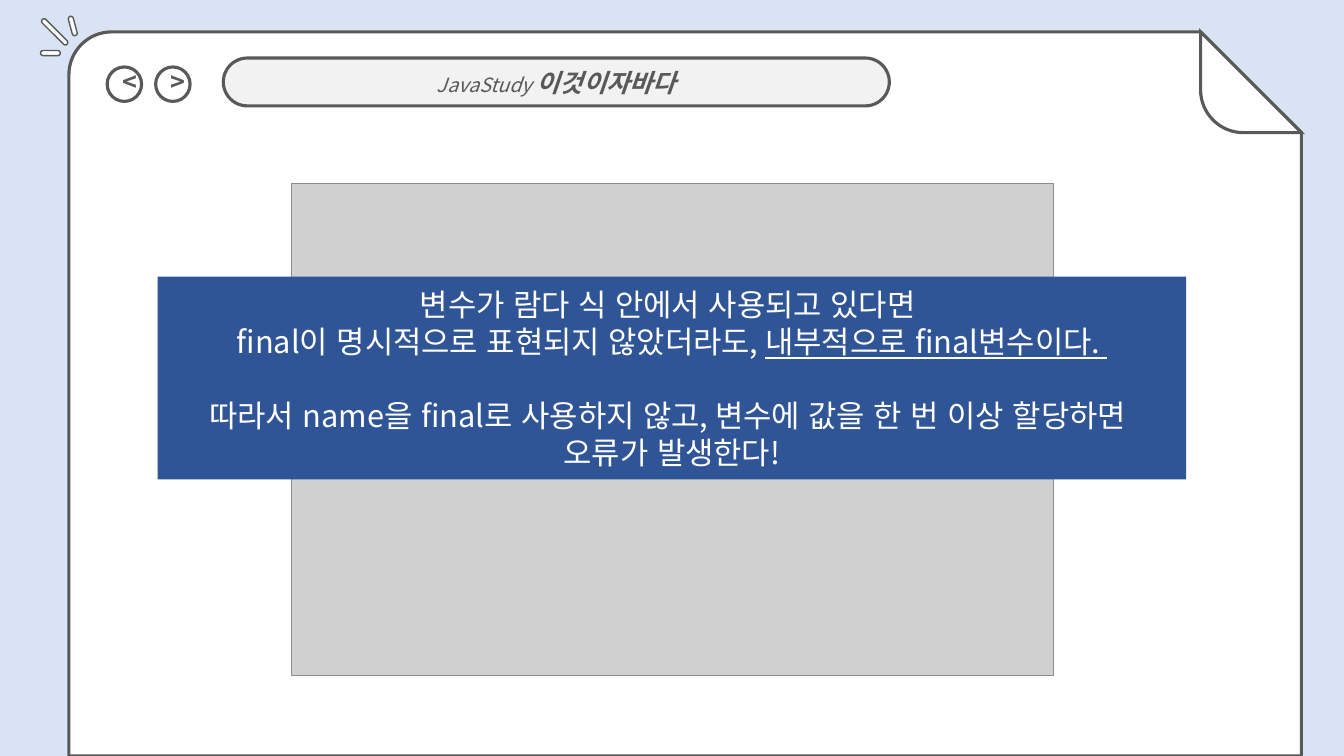
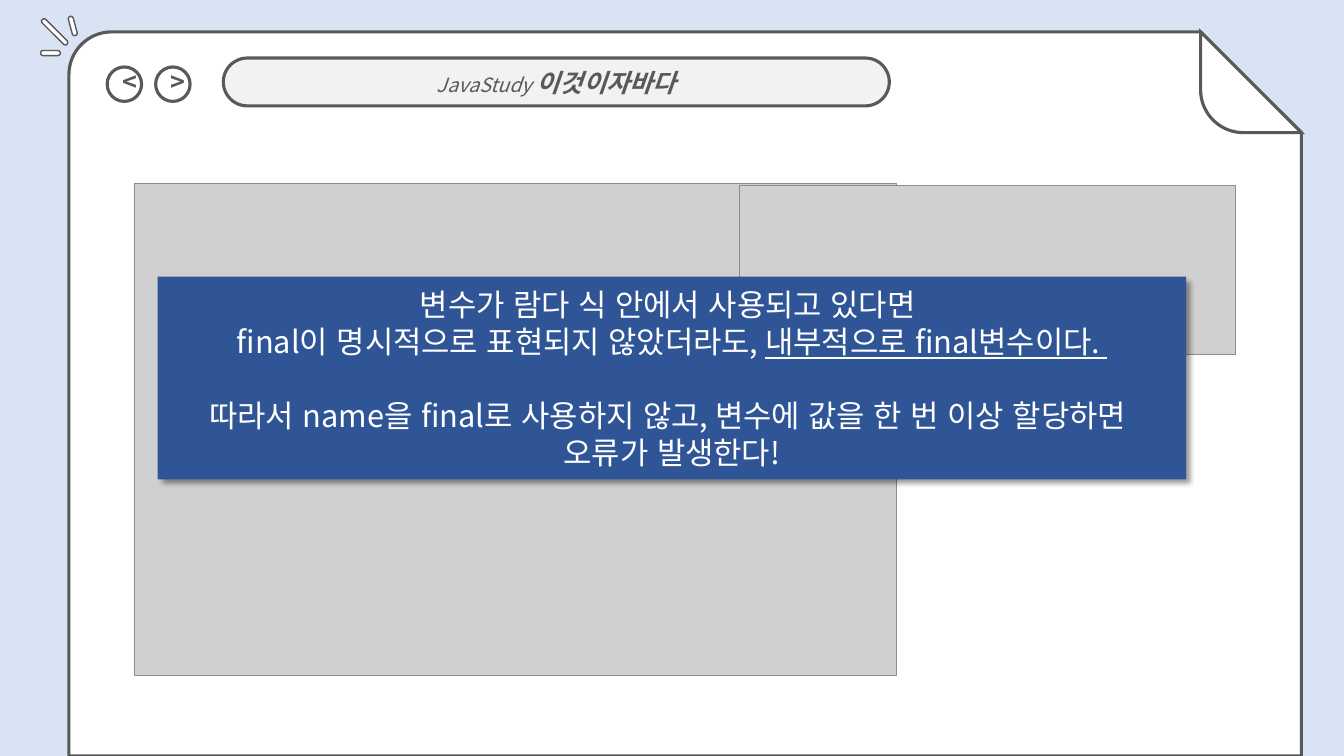
Before and after one commit to jihyyeshin/2019-1-Javastudy, a slide deck: slide 5 of 4주차/4.4 신지혜 발표자료.pptx. Drawn at 1344x756 pixels with LibreOffice and Linux fonts; fonts in the diff are those of the drawing; grey boxes stand for pictures. Boxes give left, top, right and bottom in pixels: in the first picture for what was removed or moved away, otherwise in the second. Text is boxed around its words. In the diff, an @@ line names an element or a change of style, - is before the commit and + after.

```diff
--- a/4주차/4.4 신지혜 발표자료.pptx
+++ b/4주차/4.4 신지혜 발표자료.pptx
@@ picture: place and size @@
-picture at box(291, 184, 1054, 676)
+picture at box(135, 184, 897, 676)
@@ picture added at box(739, 186, 1235, 355) @@
@@ rectangle "변수가 람다 식 안에서 사용되고 ..." at box(157, 277, 1186, 480): shadow on @@
```
Also in this commit, not shown: 2 other slides changed, 1 slide added, 1 slide removed, 2 other files.
